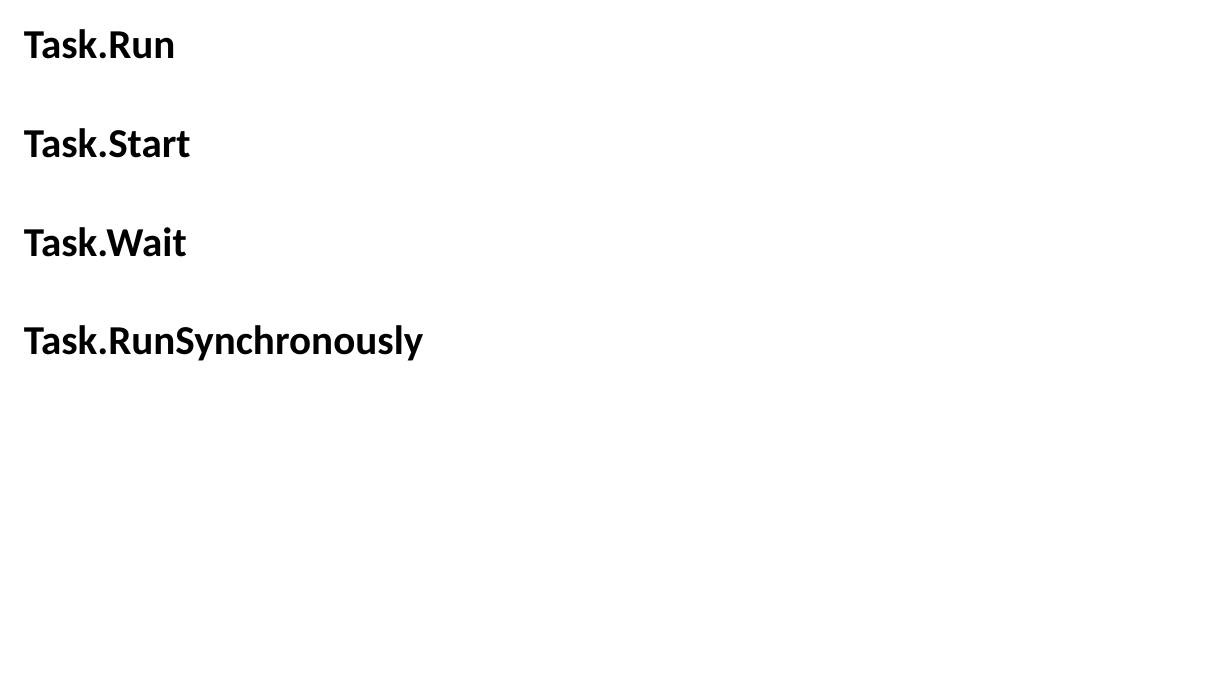
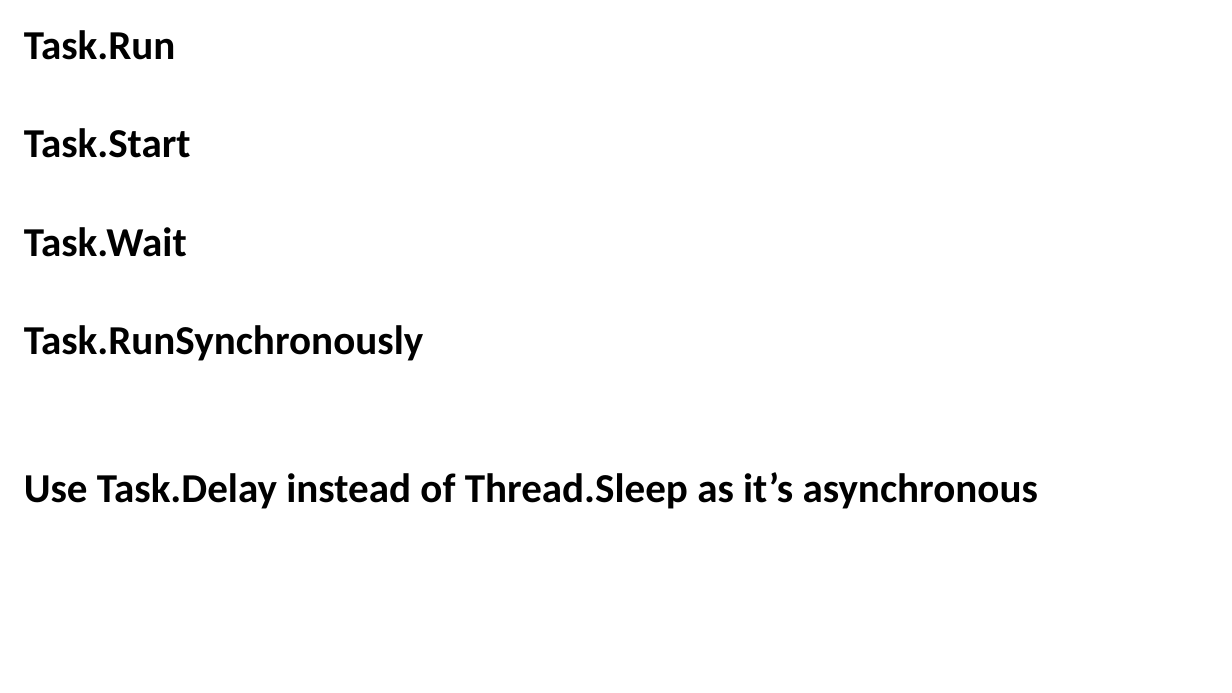
Before and after one commit to JoshKain/AsyncAwaitQuiz, a slide deck: slide 15 of Async and await presentation.pptx (slide 5 before the commit). Drawn at 1232x693 pixels with LibreOffice and Linux fonts; fonts in the diff are those of the drawing. Boxes give left, top, right and bottom in pixels: in the first picture for what was removed or moved away, otherwise in the second. Text is boxed around its words. In the diff, an @@ line names an element or a change of style, - is before the commit and + after.

Commit message:
Improved slides, added more details on synchronous vs asynchronous code, CPU-bound vs I/O-bound

```diff
--- a/Async and await presentation.pptx
+++ b/Async and await presentation.pptx
@@ text at <box>24,472,1038,509</box>: paragraph added @@
+Use Task.Delay instead of Thread.Sleep as it’s asynchronous
```
Also in this commit, not shown: 5 other slides changed, 5 slides added.
